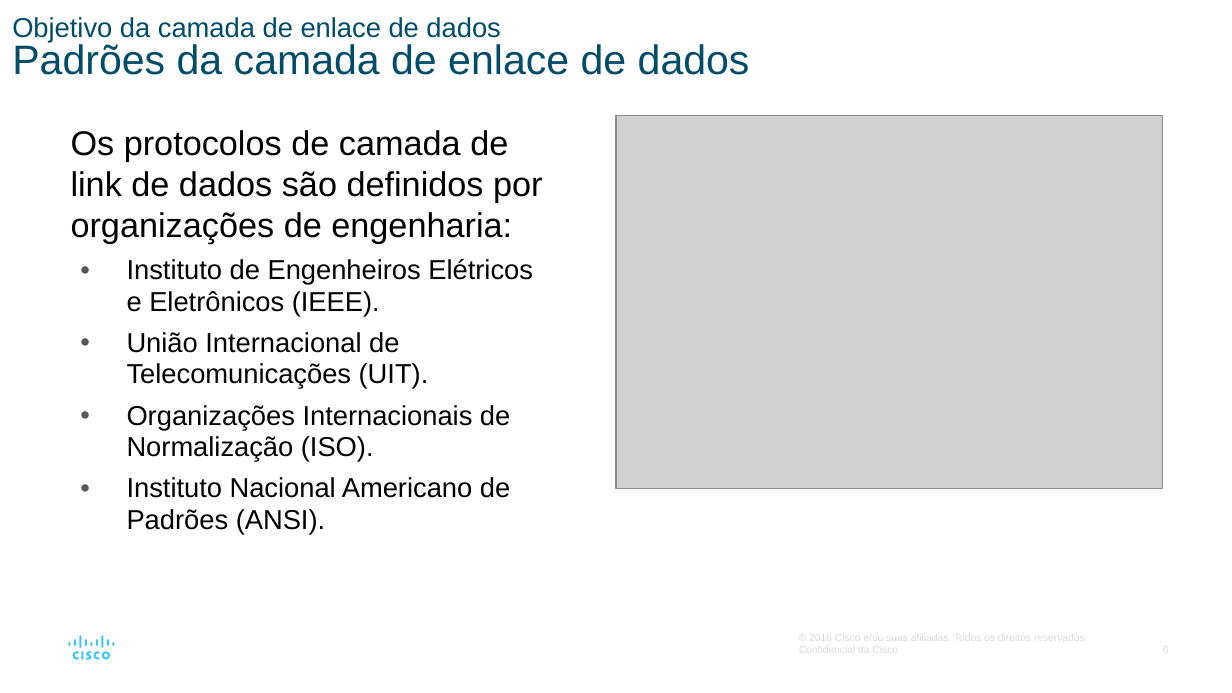
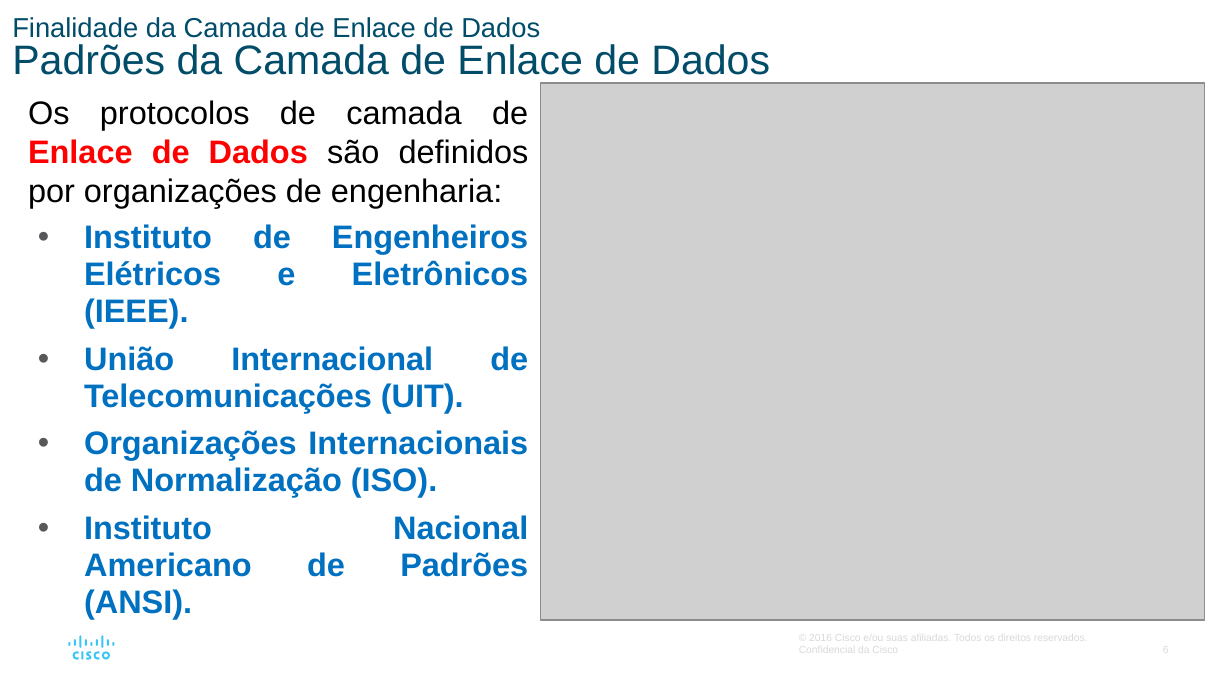
Before and after one commit to vaamonde/netacad, a slide deck: slide 6 of 02-CCNA-200-301-v7/01-CCNA-IntroducaoAsRedes-v7.02/01-Modulo01-PPTS/Modulo06-CamadaDeEnlace.pptx. Drawn at 1232x693 pixels with LibreOffice and Linux fonts; fonts in the diff are those of the drawing; grey boxes stand for pictures. Boxes give left, top, right and bottom in pixels: in the first picture for what was removed or moved away, otherwise in the second. Text is boxed around its words. In the diff, an @@ line names an element or a change of style, - is before the commit and + after.

```diff
--- a/02-CCNA-200-301-v7/01-CCNA-IntroducaoAsRedes-v7.02/01-Modulo01-PPTS/Modulo06-CamadaDeEnlace.pptx
+++ b/02-CCNA-200-301-v7/01-CCNA-IntroducaoAsRedes-v7.02/01-Modulo01-PPTS/Modulo06-CamadaDeEnlace.pptx
@@ title at bbox=[12, 17, 770, 75]: text changed @@
-Objetivo da camada de enlace de dados
-Padrões da camada de enlace de dados
+Finalidade da Camada de Enlace de Dados
+Padrões da Camada de Enlace de Dados
@@ text "Os protocolos de camada de ...": place and size @@
-text "Os protocolos de camada de ..." at bbox=[71, 130, 542, 534]
+text "Os protocolos de camada de ..." at bbox=[28, 100, 529, 619]
@@ picture: place and size @@
-picture at bbox=[616, 116, 1162, 489]
+picture at bbox=[541, 83, 1205, 620]
@@ text at bbox=[28, 100, 529, 208]: text changed; size 20 to 19 pt @@
-Os protocolos de camada de link de dados são definidos por organizações de engenharia:
+Os protocolos de camada de Enlace de Dados são definidos por organizações de engenharia:
@@ text at bbox=[84, 224, 529, 619]: size 16 to 19 pt, text colour #000000 to #0070C0, bold on in "Instituto de Engenheiros Elétricos e Eletrônicos (IEEE).", "União Internacional de Telecomunicações (UIT).", "Organizações Internacionais de Normalização (ISO).", "Instituto Nacional Americano de Padrões (ANSI)."; alignment left to justified @@
```
Also in this commit, not shown: 17 other slides changed, 3 other files.
